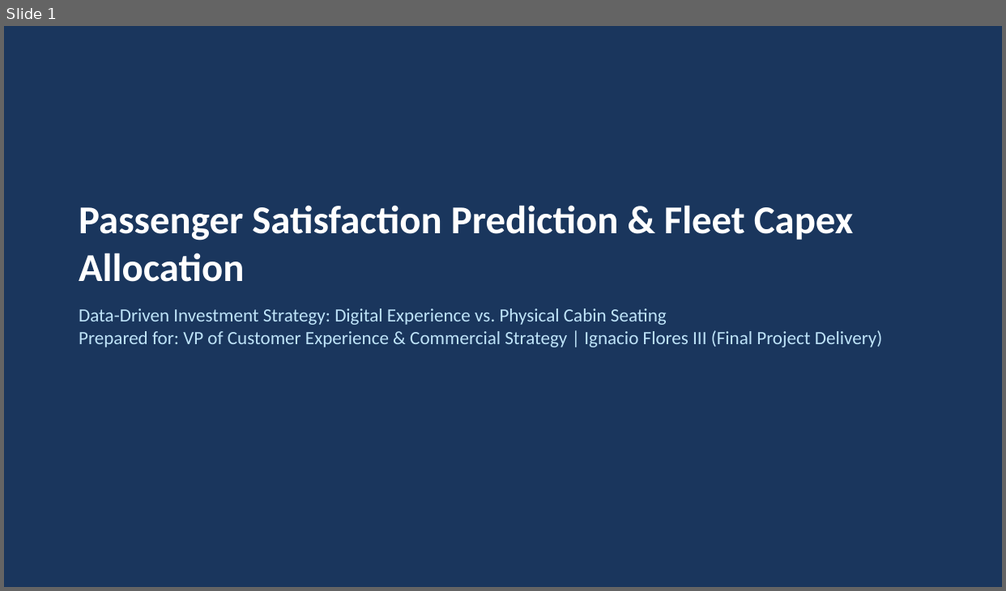
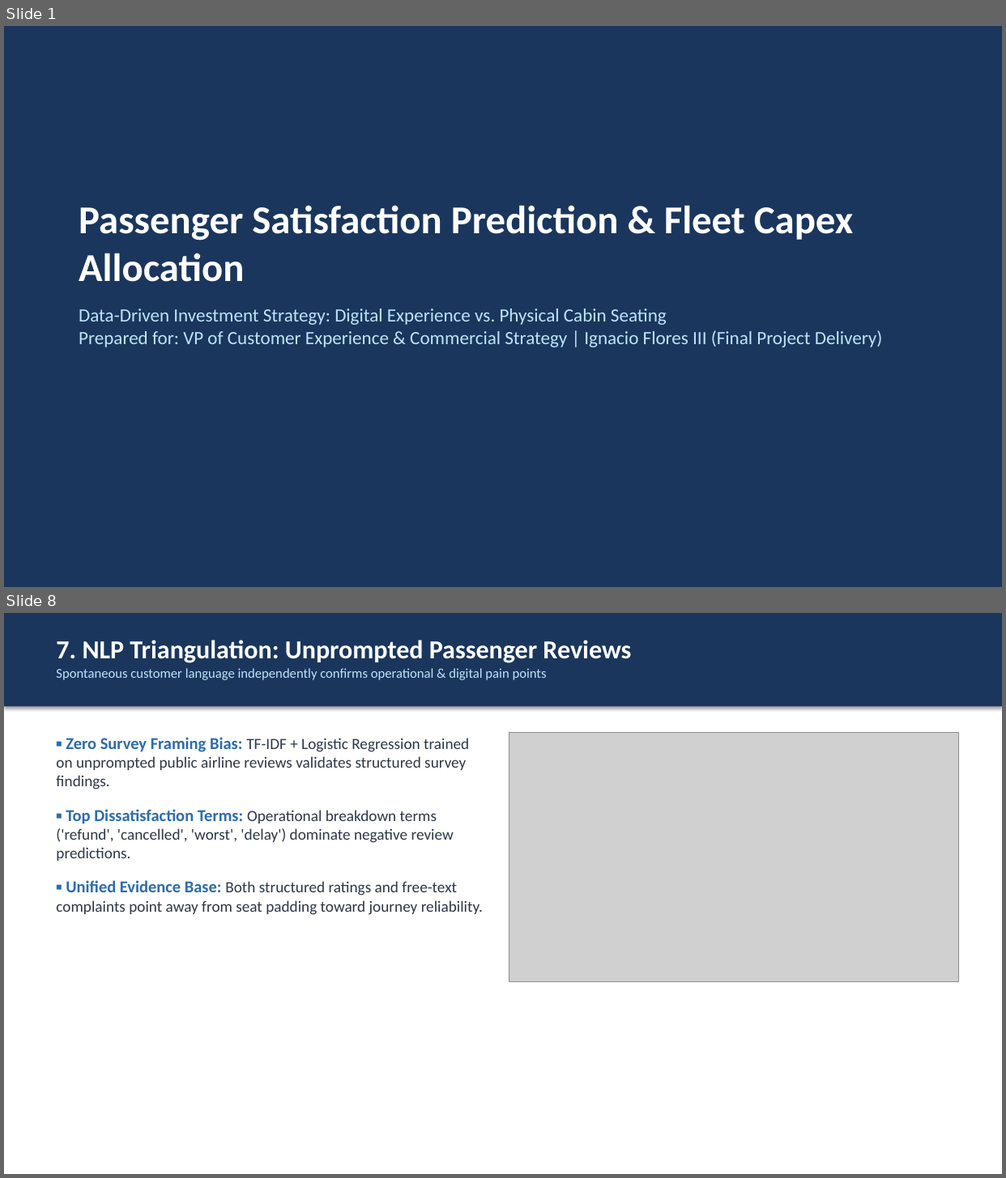
Before and after one commit to Ignacio-Flores-III/airline-passenger-satisfaction-prediction, a slide deck: reports/Stakeholder_Presentation.pptx. Shown one above the other, each under a label of ours: slide 1 before the commit, slides 1 and 8 after it; the slides between them are not shown. The pictures are 1006x591 and 1006x1178 pixels, drawn with LibreOffice and Linux fonts; fonts in the diff are those of the drawing; grey boxes stand for pictures. Boxes give left, top, right and bottom in pixels: in the first picture for what was removed or moved away, otherwise in the second. Text is boxed around its words. In the diff, an @@ line names an element or a change of style, - is before the commit and + after.

```diff
--- a/reports/Stakeholder_Presentation.pptx
+++ b/reports/Stakeholder_Presentation.pptx
@@ slide 8 added at (4, 613, 1002, 1174), background #FFFFFF @@
@@ rectangle added at (4, 613, 1002, 707), fill #1A365D @@
@@ text added at (56, 640, 631, 680), 13 pt, text #BEE3F8 @@
+7. NLP Triangulation: Unprompted Passenger Reviews
+Spontaneous customer language independently confirms operational & digital pain points
@@ picture added at (509, 733, 958, 982) @@
@@ text added at (56, 737, 483, 915), 15 pt, text #2D3748 @@
+▪ Zero Survey Framing Bias: TF-IDF + Logistic Regression trained on unprompted public airline reviews validates structured survey findings.
+▪ Top Dissatisfaction Terms: Operational breakdown terms ('refund', 'cancelled', 'worst', 'delay') dominate negative review predictions.
+▪ Unified Evidence Base: Both structured ratings and free-text complaints point away from seat padding toward journey reliability.
```
Also in this commit, not shown: 5 slides changed, 4 other slides added, 1 slide removed, 2 other files.
